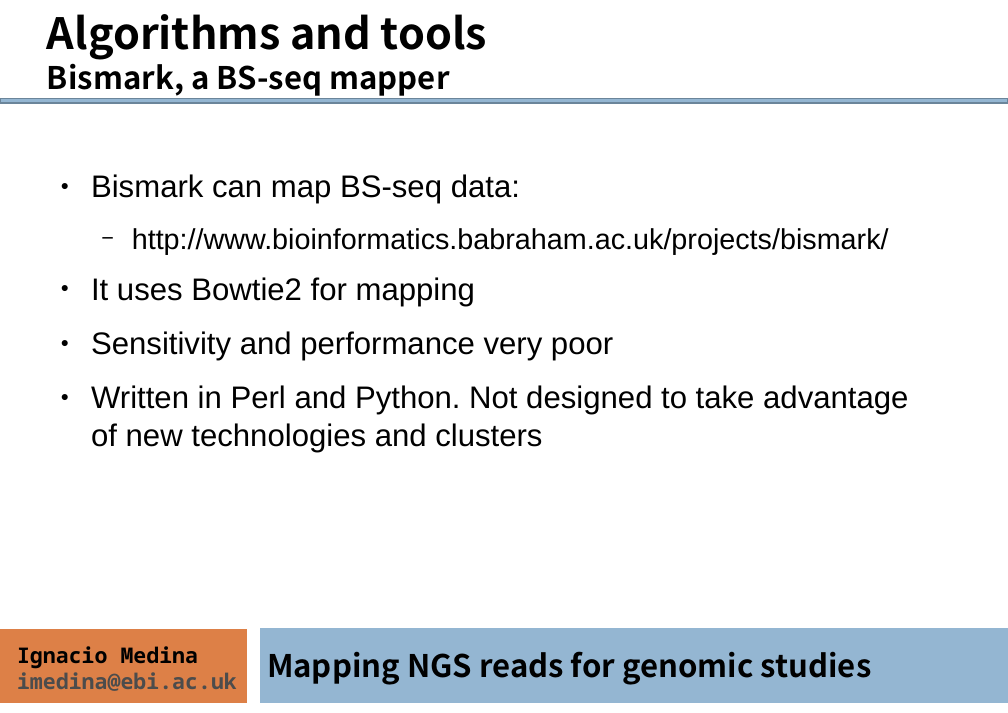
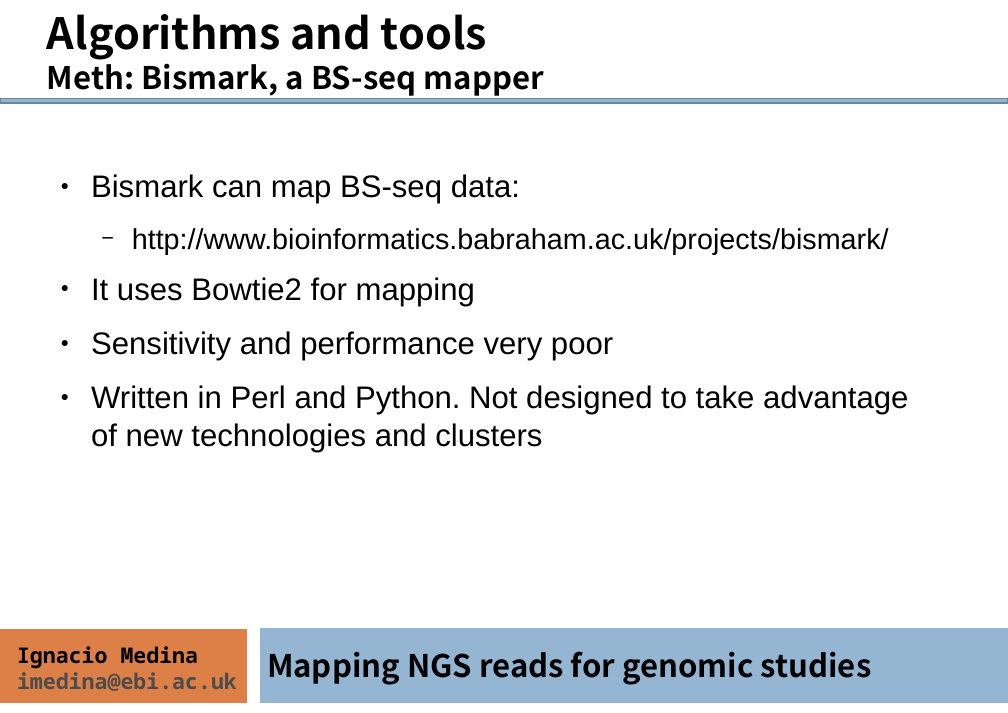
Before and after one commit to ngs-course/ngs-course.github.io, a slide deck: slide 18 of Course_Materials/alignment/presentation/ngs-read-mapping-imedina-mda14.odp. Drawn at 1008x713 pixels with LibreOffice and Linux fonts; fonts in the diff are those of the drawing. Boxes give left, top, right and bottom in pixels: in the first picture for what was removed or moved away, otherwise in the second. Text is boxed around its words. In the diff, an @@ line names an element or a change of style, - is before the commit and + after.

```diff
--- a/Course_Materials/alignment/presentation/ngs-read-mapping-imedina-mda14.odp
+++ b/Course_Materials/alignment/presentation/ngs-read-mapping-imedina-mda14.odp
@@ text at <box>47,57,544,96</box>: text changed @@
-Bismark, a BS-seq mapper
+Meth: Bismark, a BS-seq mapper
```
Also in this commit, not shown: 16 other slides changed, 1 other file.
